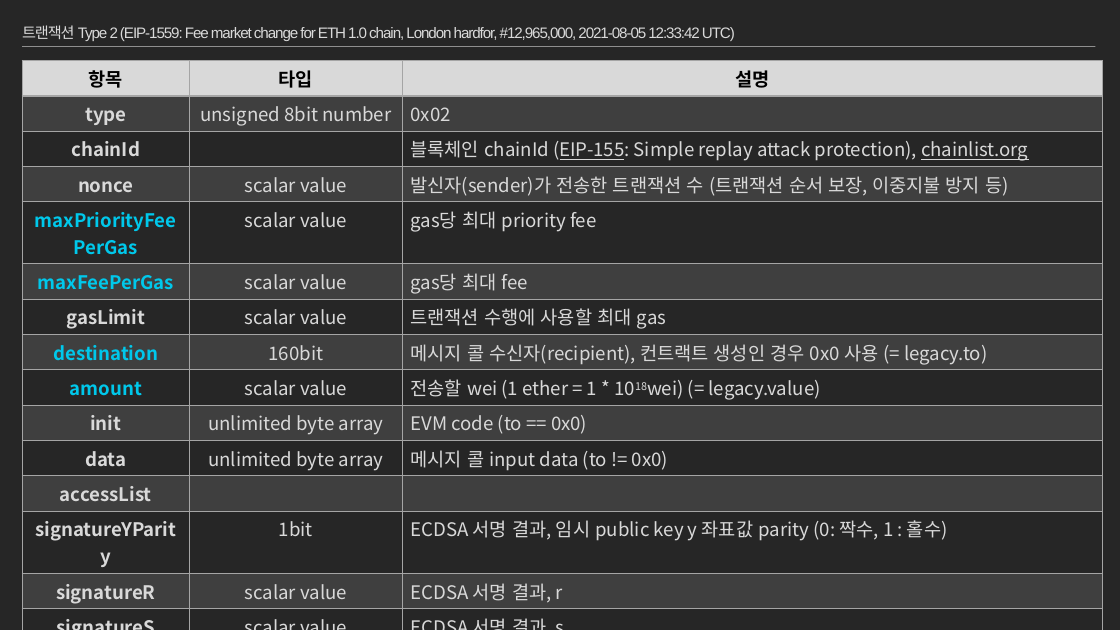
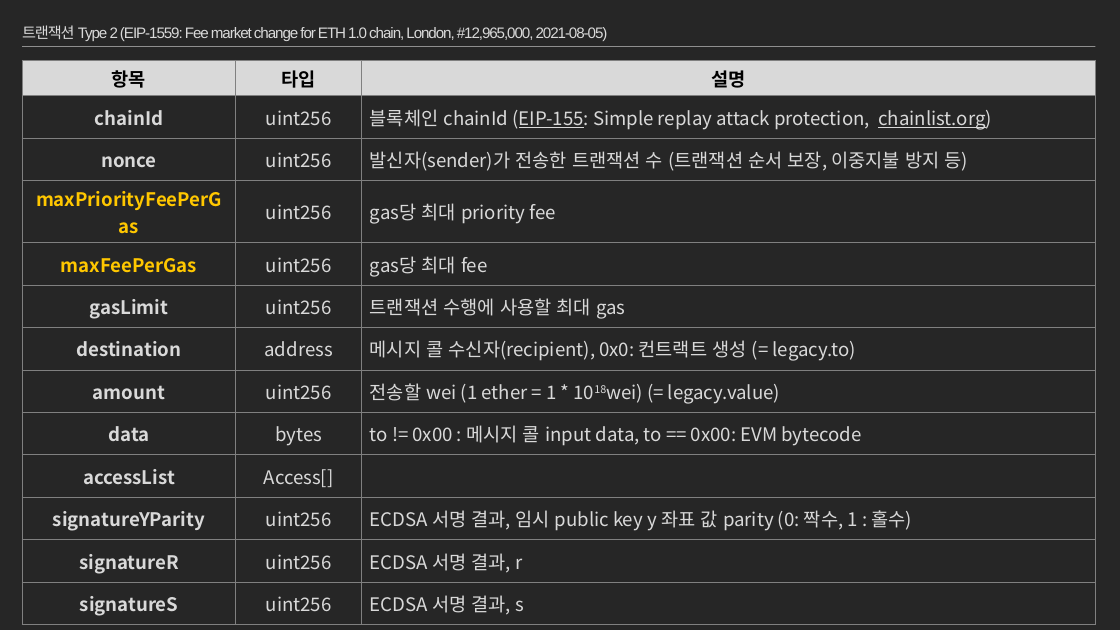
Before and after one commit to moss0801/blockchain-doc, a slide deck: slide 77 of General/Blockchain Part2.pptx (slide 76 before the commit). Drawn at 1120x630 pixels with LibreOffice and Linux fonts; fonts in the diff are those of the drawing. Boxes give left, top, right and bottom in pixels: in the first picture for what was removed or moved away, otherwise in the second. Text is boxed around its words. In the diff, an @@ line names an element or a change of style, - is before the commit and + after.

```diff
--- a/General/Blockchain Part2.pptx
+++ b/General/Blockchain Part2.pptx
@@ title at [22,25,608,41]: text changed @@
-트랜잭션 Type 2 (EIP-1559: Fee market change for ETH 1.0 chain, London hardfor, #12,965,000, 2021-08-05 12:33:42 UTC)
+트랜잭션 Type 2 (EIP-1559: Fee market change for ETH 1.0 chain, London, #12,965,000, 2021-08-05)
@@ table at [22,60,1096,620] @@
-row 2: type | unsigned 8bit number | 0x02
-row 3: chainId |  | 블록체인 chainId (EIP-155: Simple replay attack protection), chainlist.org
-row 4: nonce | scalar value | 발신자(sender)가 전송한 트랜잭션 수 (트랜잭션 순서 보장, 이중지불 방지 등)
-row 5: maxPriorityFee PerGas | scalar value | gas당 최대 priority fee
-row 6: maxFeePerGas | scalar value | gas당 최대 fee
-row 7: gasLimit | scalar value | 트랜잭션 수행에 사용할 최대 gas
-row 8: destination | 160bit | 메시지 콜 수신자(recipient), 컨트랙트 생성인 경우 0x0 사용 (= legacy.to)
-row 9: amount | scalar value | 전송할 wei (1 ether = 1 * 1018wei) (= legacy.value)
-row 10: init | unlimited byte array | EVM code (to == 0x0)
-row 11: data | unlimited byte array | 메시지 콜 input data (to != 0x0)
-row 12: accessList |  | 
-row 13: signatureYParity | 1bit | ECDSA 서명 결과, 임시 public key y 좌표값 parity (0: 짝수, 1 : 홀수)
-row 14: signatureR | scalar value | ECDSA 서명 결과, r
-row 15: signatureS | scalar value | ECDSA 서명 결과, s
+row 2: chainId | uint256 | 블록체인 chainId (EIP-155: Simple replay attack protection, chainlist.org)
+row 3: nonce | uint256 | 발신자(sender)가 전송한 트랜잭션 수 (트랜잭션 순서 보장, 이중지불 방지 등)
+row 4: maxPriorityFeePerGas | uint256 | gas당 최대 priority fee
+row 5: maxFeePerGas | uint256 | gas당 최대 fee
+row 6: gasLimit | uint256 | 트랜잭션 수행에 사용할 최대 gas
+row 7: destination | address | 메시지 콜 수신자(recipient), 0x0: 컨트랙트 생성 (= legacy.to)
+row 8: amount | uint256 | 전송할 wei (1 ether = 1 * 1018wei) (= legacy.value)
+row 9: data | bytes | to != 0x00 : 메시지 콜 input data, to == 0x00: EVM bytecode
+row 10: accessList | Access[] | 
+row 11: signatureYParity | uint256 | ECDSA 서명 결과, 임시 public key y 좌표 값 parity (0: 짝수, 1 : 홀수)
+row 12: signatureR | uint256 | ECDSA 서명 결과, r
+row 13: signatureS | uint256 | ECDSA 서명 결과, s
@@ table: place and size @@
-table at [22,60,1102,608]
+table at [22,60,1096,620]
```
Also in this commit, not shown: 18 other slides changed, 22 slides added, 2 slides removed, 2 other files.
